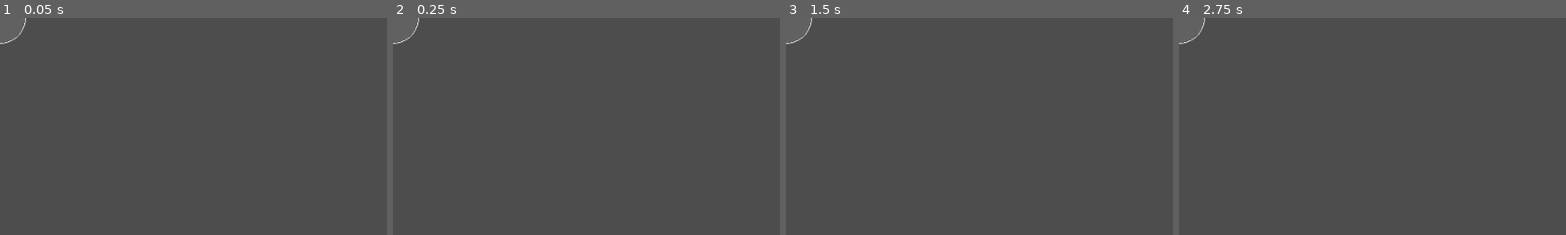
Above: before the commit, frames 1-4 (left to right).
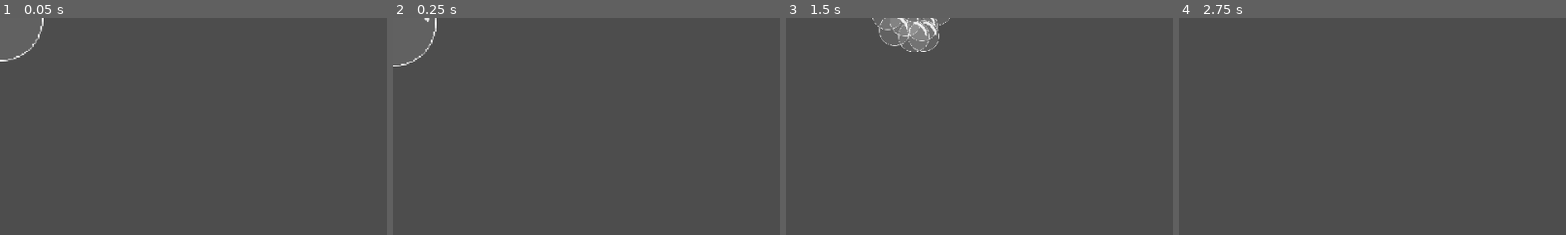
Above: after the commit, the same moments.

Repository: TheMaxcraft1/GGJ-2025-Project-Bubbles
Game: Godot game, scene res://Scenes/Player.tscn
The game is run twice, just before and just after one commit, with the same random seed, the same clock (stepped at 60 frames per second) and the same inputs. Before the commit the project has no main scene; this scene is started directly in both runs.
Inputs:
- Up to frame 1 (0.05 s): no input
- Up to frame 2 (0.25 s): no input
- Up to frame 3 (1.5 s): tap Enter (ui_accept) at 0.5, 1.35 s; hold Right (ui_right) 0.53-1.28 s; hold Enter (ui_accept) 0.53-1.28 s; tap C (swap_bubble, bound only after the commit) at 0.6 s; hold Left (ui_left) from 1.28 s (still down)
- Up to frame 4 (2.75 s): tap Enter (ui_accept) at 1.52, 1.82 s; tap C (swap_bubble, bound only after the commit) at 1.55, 2.1 s; release Left (ui_left) at 2.03 s; hold Right (ui_right) from 2.03 s (still down); hold Enter (ui_accept) from 2.03 s (still down)
The pictures show only the part of the screen within x 0-50%, y 0-50%; the shares and areas given below are measured in that part.

The runs differ from the first frame. In frame 1, 0.2% of the frame differs, in the area x 0-12%, y 0-21%; in frame 2, 0.2%; in frame 3, 1.7%, in the area x 0-43%, y 0-16%; in frame 4, less than 0.1%.

Commit message:
add player movement and bubble mode swap

Diff:
--- /dev/null
+++ b/Scenes/Boundaries.tscn
@@ -0,0 +1,26 @@
+[gd_scene load_steps=3 format=3 uid="uid://bqxluxi80lfv2"]
+
+[sub_resource type="SegmentShape2D" id="SegmentShape2D_s1iuc"]
+a = Vector2(-7, 0)
+b = Vector2(1000, 0)
+
+[sub_resource type="SegmentShape2D" id="SegmentShape2D_uma5j"]
+b = Vector2(0, 580)
+
+[node name="Boundaries" type="StaticBody2D"]
+
+[node name="UpBoundary" type="CollisionShape2D" parent="."]
+position = Vector2(-17, 2)
+shape = SubResource("SegmentShape2D_s1iuc")
+
+[node name="BottomBoundary" type="CollisionShape2D" parent="."]
+position = Vector2(-21, 520)
+shape = SubResource("SegmentShape2D_s1iuc")
+
+[node name="LeftBoundary" type="CollisionShape2D" parent="."]
+position = Vector2(2, -33)
+shape = SubResource("SegmentShape2D_uma5j")
+
+[node name="RightBoundary" type="CollisionShape2D" parent="."]
+position = Vector2(958, -33)
+shape = SubResource("SegmentShape2D_uma5j")
--- a/Scenes/Player.tscn
+++ b/Scenes/Player.tscn
@@ -1,8 +1,421 @@
-[gd_scene load_steps=2 format=3 uid="uid://cdlquej35f8td"]
-
-[ext_resource type="Texture2D" uid="uid://csjfrw7o00r1t" path="res://Sprites/Bubbles/Bubbles.png" id="1_q0l7v"]
-
-[node name="Player" type="Node2D"]
-
-[node name="BubblesSprite" type="Sprite2D" parent="."]
-texture = ExtResource("1_q0l7v")
+[gd_scene load_steps=7 format=3 uid="uid://cdlquej35f8td"]
+
+[ext_resource type="Texture2D" uid="uid://csjfrw7o00r1t" path="res://Sprites/Bubbles/Bubble.png" id="1_q0l7v"]
+[ext_resource type="Script" path="res://Scripts/Player.gd" id="1_setkb"]
+
+[sub_resource type="CircleShape2D" id="CircleShape2D_khdh6"]
+radius = 29.0
+
+[sub_resource type="Animation" id="Animation_ubvya"]
+length = 0.001
+tracks/0/type = "value"
+tracks/0/imported = false
+tracks/0/enabled = true
+tracks/0/path = NodePath("SmallBubbles/Sprite2D:position")
+tracks/0/interp = 1
+tracks/0/loop_wrap = true
+tracks/0/keys = {
+"times": PackedFloat32Array(0),
+"transitions": PackedFloat32Array(1),
+"update": 0,
+"values": [Vector2(0, -20.2381)]
+}
+tracks/1/type = "value"
+tracks/1/imported = false
+tracks/1/enabled = true
+tracks/1/path = NodePath("SmallBubbles/Sprite2D13:position")
+tracks/1/interp = 1
+tracks/1/loop_wrap = true
+tracks/1/keys = {
+"times": PackedFloat32Array(0),
+"transitions": PackedFloat32Array(1),
+"update": 0,
+"values": [Vector2(-11.9048, -16.0714)]
+}
+tracks/2/type = "value"
+tracks/2/imported = false
+tracks/2/enabled = true
+tracks/2/path = NodePath("SmallBubbles/Sprite2D2:position")
+tracks/2/interp = 1
+tracks/2/loop_wrap = true
+tracks/2/keys = {
+"times": PackedFloat32Array(0),
+"transitions": PackedFloat32Array(1),
+"update": 0,
+"values": [Vector2(-14.2857, -7.7381)]
+}
+tracks/3/type = "value"
+tracks/3/imported = false
+tracks/3/enabled = true
+tracks/3/path = NodePath("SmallBubbles/Sprite2D3:position")
+tracks/3/interp = 1
+tracks/3/loop_wrap = true
+tracks/3/keys = {
+"times": PackedFloat32Array(0),
+"transitions": PackedFloat32Array(1),
+"update": 0,
+"values": [Vector2(2.97619, -7.14286)]
+}
+tracks/4/type = "value"
+tracks/4/imported = false
+tracks/4/enabled = true
+tracks/4/path = NodePath("SmallBubbles/Sprite2D4:position")
+tracks/4/interp = 1
+tracks/4/loop_wrap = true
+tracks/4/keys = {
+"times": PackedFloat32Array(0),
+"transitions": PackedFloat32Array(1),
+"update": 0,
+"values": [Vector2(8.33333, 8.92857)]
+}
+tracks/5/type = "value"
+tracks/5/imported = false
+tracks/5/enabled = true
+tracks/5/path = NodePath("SmallBubbles/Sprite2D5:position")
+tracks/5/interp = 1
+tracks/5/loop_wrap = true
+tracks/5/keys = {
+"times": PackedFloat32Array(0),
+"transitions": PackedFloat32Array(1),
+"update": 0,
+"values": [Vector2(-6.54762, 8.92857)]
+}
+tracks/6/type = "value"
+tracks/6/imported = false
+tracks/6/enabled = true
+tracks/6/path = NodePath("SmallBubbles/Sprite2D10:position")
+tracks/6/interp = 1
+tracks/6/loop_wrap = true
+tracks/6/keys = {
+"times": PackedFloat32Array(0),
+"transitions": PackedFloat32Array(1),
+"update": 0,
+"values": [Vector2(-13.6905, 14.881)]
+}
+tracks/7/type = "value"
+tracks/7/imported = false
+tracks/7/enabled = true
+tracks/7/path = NodePath("SmallBubbles/Sprite2D11:position")
+tracks/7/interp = 1
+tracks/7/loop_wrap = true
+tracks/7/keys = {
+"times": PackedFloat32Array(0),
+"transitions": PackedFloat32Array(1),
+"update": 0,
+"values": [Vector2(-19.0476, 2.38095)]
+}
+tracks/8/type = "value"
+tracks/8/imported = false
+tracks/8/enabled = true
+tracks/8/path = NodePath("SmallBubbles/Sprite2D12:position")
+tracks/8/interp = 1
+tracks/8/loop_wrap = true
+tracks/8/keys = {
+"times": PackedFloat32Array(0),
+"transitions": PackedFloat32Array(1),
+"update": 0,
+"values": [Vector2(-17.2619, -10.119)]
+}
+tracks/9/type = "value"
+tracks/9/imported = false
+tracks/9/enabled = true
+tracks/9/path = NodePath("SmallBubbles/Sprite2D6:position")
+tracks/9/interp = 1
+tracks/9/loop_wrap = true
+tracks/9/keys = {
+"times": PackedFloat32Array(0),
+"transitions": PackedFloat32Array(1),
+"update": 0,
+"values": [Vector2(0.595238, 20.2381)]
+}
+tracks/10/type = "value"
+tracks/10/imported = false
+tracks/10/enabled = true
+tracks/10/path = NodePath("SmallBubbles/Sprite2D9:position")
+tracks/10/interp = 1
+tracks/10/loop_wrap = true
+tracks/10/keys = {
+"times": PackedFloat32Array(0),
+"transitions": PackedFloat32Array(1),
+"update": 0,
+"values": [Vector2(12.5, 16.6667)]
+}
+tracks/11/type = "value"
+tracks/11/imported = false
+tracks/11/enabled = true
+tracks/11/path = NodePath("SmallBubbles/Sprite2D7:position")
+tracks/11/interp = 1
+tracks/11/loop_wrap = true
+tracks/11/keys = {
+"times": PackedFloat32Array(0),
+"transitions": PackedFloat32Array(1),
+"update": 0,
+"values": [Vector2(19.0476, 1.78571)]
+}
+tracks/12/type = "value"
+tracks/12/imported = false
+tracks/12/enabled = true
+tracks/12/path = NodePath("SmallBubbles/Sprite2D8:position")
+tracks/12/interp = 1
+tracks/12/loop_wrap = true
+tracks/12/keys = {
+"times": PackedFloat32Array(0),
+"transitions": PackedFloat32Array(1),
+"update": 0,
+"values": [Vector2(16.6667, -11.9048)]
+}
+
+[sub_resource type="Animation" id="Animation_tjk2k"]
+resource_name = "small_bubbles_animation"
+length = 2.0
+loop_mode = 1
+tracks/0/type = "value"
+tracks/0/imported = false
+tracks/0/enabled = true
+tracks/0/path = NodePath("SmallBubbles/Sprite2D:position")
+tracks/0/interp = 2
+tracks/0/loop_wrap = true
+tracks/0/keys = {
+"times": PackedFloat32Array(0, 1, 2),
+"transitions": PackedFloat32Array(1, 1, 1.03526),
+"update": 0,
+"values": [Vector2(0, -20.2381), Vector2(0.595238, -17.8571), Vector2(0, -20.2381)]
+}
+tracks/1/type = "value"
+tracks/1/imported = false
+tracks/1/enabled = true
+tracks/1/path = NodePath("SmallBubbles/Sprite2D13:position")
+tracks/1/interp = 1
+tracks/1/loop_wrap = true
+tracks/1/keys = {
+"times": PackedFloat32Array(0, 0.666667, 2),
+"transitions": PackedFloat32Array(1, 1, 0.466516),
+"update": 0,
+"values": [Vector2(-11.9048, -16.0714), Vector2(-7.7381, -14.2857), Vector2(-11.9048, -16.0714)]
+}
+tracks/2/type = "value"
+tracks/2/imported = false
+tracks/2/enabled = true
+tracks/2/path = NodePath("SmallBubbles/Sprite2D2:position")
+tracks/2/interp = 1
+tracks/2/loop_wrap = true
+tracks/2/keys = {
+"times": PackedFloat32Array(0, 0.8, 2),
+"transitions": PackedFloat32Array(1, 1, 0.784584),
+"update": 0,
+"values": [Vector2(-14.2857, -7.7381), Vector2(-15.4762, -8.92857), Vector2(-14.2857, -7.7381)]
+}
+tracks/3/type = "value"
+tracks/3/imported = false
+tracks/3/enabled = true
+tracks/3/path = NodePath("SmallBubbles/Sprite2D3:position")
+tracks/3/interp = 1
+tracks/3/loop_wrap = true
+tracks/3/keys = {
+"times": PackedFloat32Array(0, 0.6, 1.46667, 2),
+"transitions": PackedFloat32Array(1, 1, 1, 1),
+"update": 0,
+"values": [Vector2(2.97619, -7.14286), Vector2(2.97619, -2.97619), Vector2(5.35714, -7.93651), Vector2(2.97619, -7.14286)]
+}
+tracks/4/type = "value"
+tracks/4/imported = false
+tracks/4/enabled = true
+tracks/4/path = NodePath("SmallBubbles/Sprite2D4:position")
+tracks/4/interp = 1
+tracks/4/loop_wrap = true
+tracks/4/keys = {
+"times": PackedFloat32Array(0, 0.9, 2),
+"transitions": PackedFloat32Array(1, 1, 1),
+"update": 0,
+"values": [Vector2(8.33333, 8.92857), Vector2(7.14286, 11.9048), Vector2(8.33333, 8.92857)]
+}
+tracks/5/type = "value"
+tracks/5/imported = false
+tracks/5/enabled = true
+tracks/5/path = NodePath("SmallBubbles/Sprite2D5:position")
+tracks/5/interp = 1
+tracks/5/loop_wrap = true
+tracks/5/keys = {
+"times": PackedFloat32Array(0, 1.46667, 2),
+"transitions": PackedFloat32Array(1, 1, 1),
+"update": 0,
+"values": [Vector2(-6.54762, 8.92857), Vector2(-4.16667, 6.54762), Vector2(-6.54762, 8.92857)]
+}
+tracks/6/type = "value"
+tracks/6/imported = false
+tracks/6/enabled = true
+tracks/6/path = NodePath("SmallBubbles/Sprite2D10:position")
+tracks/6/interp = 1
+tracks/6/loop_wrap = true
+tracks/6/keys = {
+"times": PackedFloat32Array(0, 0.666667, 2),
+"transitions": PackedFloat32Array(1, 1, 1),
+"update": 0,
+"values": [Vector2(-13.6905, 14.881), Vector2(-10.119, 11.3095), Vector2(-13.6905, 14.881)]
+}
+tracks/7/type = "value"
+tracks/7/imported = false
+tracks/7/enabled = true
+tracks/7/path = NodePath("SmallBubbles/Sprite2D11:position")
+tracks/7/interp = 1
+tracks/7/loop_wrap = true
+tracks/7/keys = {
+"times": PackedFloat32Array(0, 0.9, 2),
+"transitions": PackedFloat32Array(1, 1, 1),
+"update": 0,
+"values": [Vector2(-19.0476, 2.38095), Vector2(-15.4762, 1.19048), Vector2(-19.0476, 2.38095)]
+}
+tracks/8/type = "value"
+tracks/8/imported = false
+tracks/8/enabled = true
+tracks/8/path = NodePath("SmallBubbles/Sprite2D12:position")
+tracks/8/interp = 1
+tracks/8/loop_wrap = true
+tracks/8/keys = {
+"times": PackedFloat32Array(0, 1.26667, 2),
+"transitions": PackedFloat32Array(1, 1, 1),
+"update": 0,
+"values": [Vector2(-17.2619, -10.119), Vector2(-11.9048, -10.7143), Vector2(-17.2619, -10.119)]
+}
+tracks/9/type = "value"
+tracks/9/imported = false
+tracks/9/enabled = true
+tracks/9/path = NodePath("SmallBubbles/Sprite2D6:position")
+tracks/9/interp = 1
+tracks/9/loop_wrap = true
+tracks/9/keys = {
+"times": PackedFloat32Array(0, 1, 2),
+"transitions": PackedFloat32Array(1, 1, 1),
+"update": 0,
+"values": [Vector2(0.595238, 20.2381), Vector2(2.97619, 16.0714), Vector2(0.595238, 20.2381)]
+}
+tracks/10/type = "value"
+tracks/10/imported = false
+tracks/10/enabled = true
+tracks/10/path = NodePath("SmallBubbles/Sprite2D9:position")
+tracks/10/interp = 1
+tracks/10/loop_wrap = true
+tracks/10/keys = {
+"times": PackedFloat32Array(0, 1, 2),
+"transitions": PackedFloat32Array(1, 1, 1),
+"update": 0,
+"values": [Vector2(12.5, 16.6667), Vector2(5.35714, 19.0476), Vector2(12.5, 16.6667)]
+}
+tracks/11/type = "value"
+tracks/11/imported = false
+tracks/11/enabled = true
+tracks/11/path = NodePath("SmallBubbles/Sprite2D7:position")
+tracks/11/interp = 1
+tracks/11/loop_wrap = true
+tracks/11/keys = {
+"times": PackedFloat32Array(0, 0.566667, 1.1, 2),
+"transitions": PackedFloat32Array(1, 1, 1, 1),
+"update": 0,
+"values": [Vector2(19.0476, 1.78571), Vector2(15.4762, -1.78571), Vector2(17.9956, -4.02824), Vector2(19.0476, 1.78571)]
+}
+tracks/12/type = "value"
+tracks/12/imported = false
+tracks/12/enabled = true
+tracks/12/path = NodePath("SmallBubbles/Sprite2D8:position")
+tracks/12/interp = 1
+tracks/12/loop_wrap = true
+tracks/12/keys = {
+"times": PackedFloat32Array(0, 0.9, 1.5, 2),
+"transitions": PackedFloat32Array(1, 1, 1, 1),
+"update": 0,
+"values": [Vector2(16.6667, -11.9048), Vector2(20.8333, -4.7619), Vector2(18.5606, -12.8247), Vector2(16.6667, -11.9048)]
+}
+
+[sub_resource type="AnimationLibrary" id="AnimationLibrary_037hi"]
+_data = {
+"RESET": SubResource("Animation_ubvya"),
+"small_bubbles_animation": SubResource("Animation_tjk2k")
+}
+
+[node name="Player" type="CharacterBody2D"]
+scale = Vector2(1.68, 1.68)
+script = ExtResource("1_setkb")
+
+[node name="PlayerCollider" type="CollisionShape2D" parent="."]
+shape = SubResource("CircleShape2D_khdh6")
+
+[node name="BigBubble" type="Node2D" parent="."]
+
+[node name="BubbleSprite" type="Sprite2D" parent="BigBubble"]
+texture = ExtResource("1_q0l7v")
+
+[node name="SmallBubbles" type="Node2D" parent="."]
+visible = false
+
+[node name="Sprite2D" type="Sprite2D" parent="SmallBubbles"]
+position = Vector2(0, -20.2381)
+scale = Vector2(0.360491, 0.360491)
+texture = ExtResource("1_q0l7v")
+
+[node name="Sprite2D2" type="Sprite2D" parent="SmallBubbles"]
+position = Vector2(-14.2857, -7.7381)
+scale = Vector2(0.360491, 0.360491)
+texture = ExtResource("1_q0l7v")
+
+[node name="Sprite2D3" type="Sprite2D" parent="SmallBubbles"]
+position = Vector2(2.97619, -7.14286)
+scale = Vector2(0.360491, 0.360491)
+texture = ExtResource("1_q0l7v")
+
+[node name="Sprite2D4" type="Sprite2D" parent="SmallBubbles"]
+position = Vector2(8.33333, 8.92857)
+scale = Vector2(0.360491, 0.360491)
+texture = ExtResource("1_q0l7v")
+
+[node name="Sprite2D5" type="Sprite2D" parent="SmallBubbles"]
+position = Vector2(-6.54762, 8.92857)
+scale = Vector2(0.360491, 0.360491)
+texture = ExtResource("1_q0l7v")
+
+[node name="Sprite2D10" type="Sprite2D" parent="SmallBubbles"]
+position = Vector2(-13.6905, 14.881)
+scale = Vector2(0.360491, 0.360491)
+texture = ExtResource("1_q0l7v")
+
+[node name="Sprite2D11" type="Sprite2D" parent="SmallBubbles"]
+position = Vector2(-19.0476, 2.38095)
+scale = Vector2(0.360491, 0.360491)
+texture = ExtResource("1_q0l7v")
+
+[node name="Sprite2D12" type="Sprite2D" parent="SmallBubbles"]
+position = Vector2(-17.2619, -10.119)
+scale = Vector2(0.360491, 0.360491)
+texture = ExtResource("1_q0l7v")
+
+[node name="Sprite2D13" type="Sprite2D" parent="SmallBubbles"]
+position = Vector2(-11.9048, -16.0714)
+rotation = 0.635362
+scale = Vector2(0.360491, 0.360491)
+texture = ExtResource("1_q0l7v")
+
+[node name="Sprite2D6" type="Sprite2D" parent="SmallBubbles"]
+position = Vector2(0.595238, 20.2381)
+scale = Vector2(0.360491, 0.360491)
+texture = ExtResource("1_q0l7v")
+
+[node name="Sprite2D9" type="Sprite2D" parent="SmallBubbles"]
+position = Vector2(12.5, 16.6667)
+scale = Vector2(0.360491, 0.360491)
+texture = ExtResource("1_q0l7v")
+
+[node name="Sprite2D7" type="Sprite2D" parent="SmallBubbles"]
+position = Vector2(19.0476, 1.78571)
+scale = Vector2(0.360491, 0.360491)
+texture = ExtResource("1_q0l7v")
+
+[node name="Sprite2D8" type="Sprite2D" parent="SmallBubbles"]
+position = Vector2(16.6667, -11.9048)
+rotation = -0.0118925
+scale = Vector2(0.360491, 0.360491)
+texture = ExtResource("1_q0l7v")
+
+[node name="AnimationPlayer" type="AnimationPlayer" parent="."]
+libraries = {
+"": SubResource("AnimationLibrary_037hi")
+}
+autoplay = "small_bubbles_animation"
--- /dev/null
+++ b/Scenes/TestLevel.tscn
@@ -0,0 +1,11 @@
+[gd_scene load_steps=3 format=3 uid="uid://dpjxhljqkcpkj"]
+
+[ext_resource type="PackedScene" uid="uid://cdlquej35f8td" path="res://Scenes/Player.tscn" id="1_aeomn"]
+[ext_resource type="PackedScene" uid="uid://bqxluxi80lfv2" path="res://Scenes/Boundaries.tscn" id="2_wmdwm"]
+
+[node name="TestLevel" type="Node2D"]
+
+[node name="Player" parent="." instance=ExtResource("1_aeomn")]
+position = Vector2(76, 278)
+
+[node name="Boundaries" parent="." instance=ExtResource("2_wmdwm")]
--- /dev/null
+++ b/Scripts/GameManager.gd
@@ -0,0 +1,11 @@
+extends Node
+
+
+# Called when the node enters the scene tree for the first time.
+func _ready() -> void:
+	pass # Replace with function body.
+
+# Called every frame. 'delta' is the elapsed time since the previous frame.
+func _process(delta: float) -> void:
+	if Input.is_action_pressed("ui_cancel"):
+		get_tree().quit()
--- /dev/null
+++ b/Scripts/Player.gd
@@ -0,0 +1,60 @@
+extends CharacterBody2D
+
+enum BUBBLE_MODES { BIG_BUBBLE, SMALL_BUBBLES }
+
+# FIRST ELEMENT WILL BE BIG_BUBBLE, SECOND ELEMENT WILL BE SMALL_BUBBLES
+# WE CAN ACCESS THE VALUES VIA THE bubbleMode var
+
+@export var max_speed: Array = [200, 300]
+@export var acceleration: Array = [100, 500]
+@export var deceleration: Array = [200, 300]
+@export var ascend_speed: float = 100
+@export var gravity: float = 200
+
+var bubble_mode: int
+var big_bubble : Node2D
+
+func _ready():
+	bubble_mode = BUBBLE_MODES.BIG_BUBBLE
+	$BigBubble.visible = true
+	$SmallBubbles.visible = false
+
+func _process(delta: float) -> void:
+	swapBubbleMode()
+	move(delta)
+
+func move(delta: float) -> void:
+	# Entrada horizontal (izquierda y derecha)
+	var input_horizontal = 0
+	if Input.is_action_pressed("ui_right"):
+		input_horizontal += 1
+	if Input.is_action_pressed("ui_left"):
+		input_horizontal -= 1
+
+	# Movimiento horizontal con aceleración/desaceleración
+	if input_horizontal != 0:
+		# Acelerar hacia la dirección presionada
+		velocity.x = move_toward(velocity.x, input_horizontal * max_speed[bubble_mode], acceleration[bubble_mode] * delta)
+	else:
+		# Desacelerar gradualmente cuando no se presiona nada
+		velocity.x = move_toward(velocity.x, 0, deceleration[bubble_mode] * delta)
+
+	if Input.is_action_pressed("ui_accept"):
+		velocity.y = -ascend_speed
+	else:
+		# Gravedad que afecta al personaje
+		velocity.y += gravity * delta
+
+	# Llamar al método de movimiento
+	move_and_slide()
+
+func swapBubbleMode() -> void:
+	if Input.is_action_just_released("swap_bubble"): # Key "C"
+		if bubble_mode == BUBBLE_MODES.BIG_BUBBLE:
+			bubble_mode = BUBBLE_MODES.SMALL_BUBBLES
+		else:
+			bubble_mode = BUBBLE_MODES.BIG_BUBBLE
+
+
+		$BigBubble.visible = !$BigBubble.visible
+		$SmallBubbles.visible = !$SmallBubbles.visible
--- /dev/null
+++ b/Shaders/BigBubble.gdshader
@@ -0,0 +1,24 @@
+shader_type canvas_item;
+
+uniform float time : hint_range(0, 100); // Tiempo para animación
+uniform float distortion_strength : hint_range(0.0, 1.0) = 0.05; // Fuerza de la distorsión
+uniform float speed : hint_range(0.0, 5.0) = 1.0; // Velocidad de la distorsión
+
+void fragment() {
+    // Coordenadas de la textura normalizadas
+    vec2 uv = UV;
+
+    // Crear una distorsión en los bordes
+    float distortion = sin(uv.x * 10.0 + time * speed) * 0.01
+                     + cos(uv.y * 10.0 - time * speed) * 0.01;
+
+    // Ajustar el UV con la distorsión
+    uv += distortion * distortion_strength;
+
+    // Obtener el color de la textura usando las coordenadas UV modificadas
+    COLOR = texture(TEXTURE, uv);
+
+    // Aplicar transparencia en los bordes (opcional)
+    float distance_to_center = distance(uv, vec2(0.5));
+    COLOR.a *= smoothstep(0.5, 0.3, distance_to_center); // Ajusta este rango según sea necesario
+}
--- a/project.godot
+++ b/project.godot
@@ -11,8 +11,13 @@
 [application]
 
 config/name="Project-Bubbles"
+run/main_scene="res://Scenes/Player.tscn"
 config/features=PackedStringArray("4.3", "GL Compatibility")
 config/icon="res://icon.svg"
+
+[autoload]
+
+GameManager="*res://Scripts/GameManager.gd"
 
 [display]
 
@@ -20,6 +25,14 @@
 window/size/viewport_height=540
 window/size/resizable=false
 
+[input]
+
+swap_bubble={
+"deadzone": 0.5,
+"events": [Object(InputEventKey,"resource_local_to_scene":false,"resource_name":"","device":-1,"window_id":0,"alt_pressed":false,"shift_pressed":false,"ctrl_pressed":false,"meta_pressed":false,"pressed":false,"keycode":0,"physical_keycode":67,"key_label":0,"unicode":99,"location":0,"echo":false,"script":null)
+]
+}
+
 [rendering]
 
 textures/canvas_textures/default_texture_filter=0
Not shown, added: Plan.txt
Renamed: Sprites/Bubbles/Bubbles.png -> Sprites/Bubbles/Bubble.png
Not shown, changed: Sprites/Bubbles/Bubble.png.import
